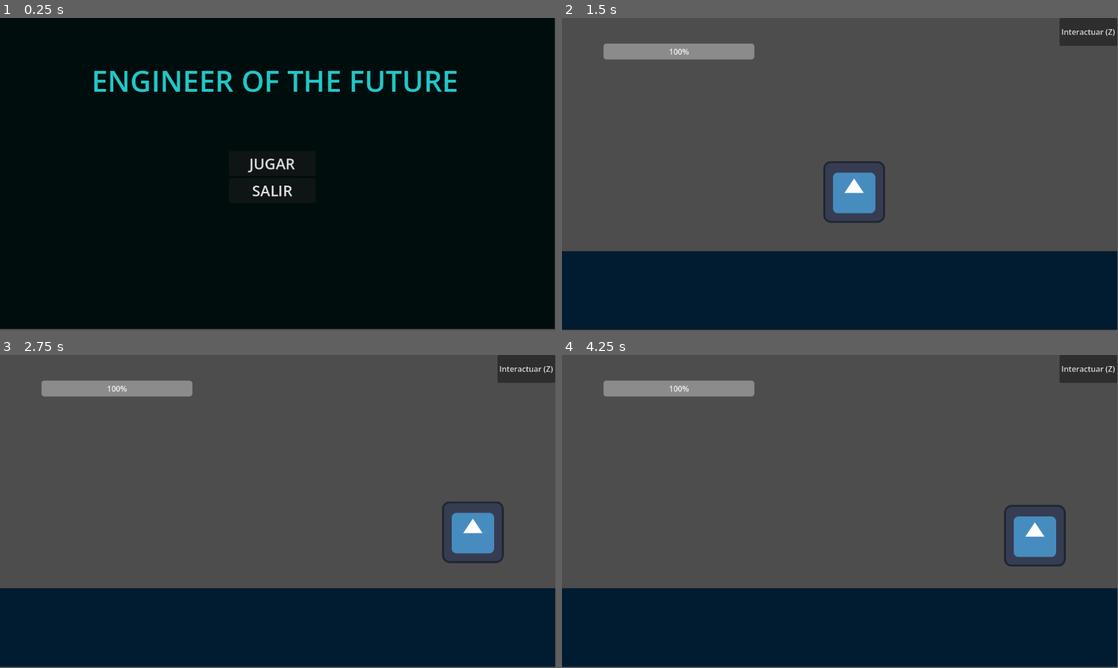
Above: before the commit, frames 1-4 (two rows, left to right).
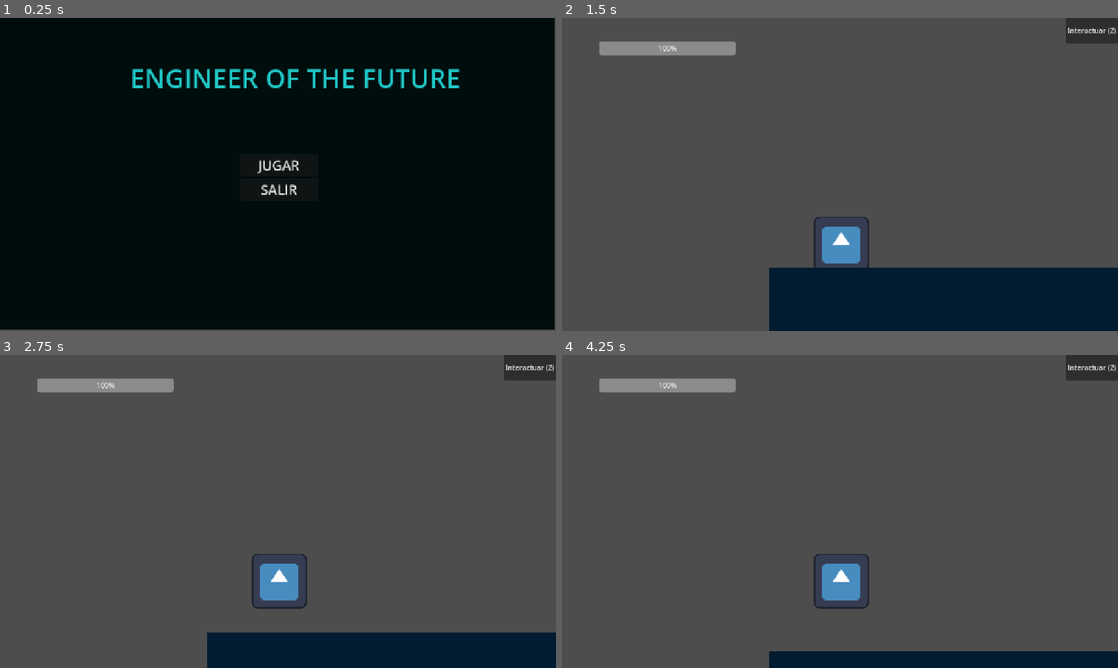
Above: after the commit, the same moments.

Repository: JavierOchoa8A-01/engineer-of-the-future
Game: Godot game, scene res://Scenes/MenuPrincipal.tscn
Same seed, same stepped clock (60 frames per second), same inputs: the game is played once before the commit and once after it. The engine's default icon, where the game draws it, is replaced by a stand-in: a white triangle on a blue panel in a dark square.
Inputs:
- Up to frame 1 (0.25 s): no input
- Up to frame 2 (1.5 s): click "JUGAR" at 0.5 s; tap Enter (ui_accept) at 1.25, 1.35 s; hold Right (ui_right) from 1.28 s (still down)
- Up to frame 3 (2.75 s): keep holding Right (ui_right); tap Space (saltar, bound only after the commit) at 1.52, 1.55, 1.82, 2.1, 2.27, 2.57 s; tap Enter (ui_accept) at 2.3 s
- Up to frame 4 (4.25 s): release Right (ui_right) at 2.78 s; hold Left (ui_left) 2.78-3.53 s; tap Enter (ui_accept) at 2.85, 3.6 s; tap Space (saltar, bound only after the commit) at 3.05, 3.77, 4.07 s; hold Right (ui_right) from 3.53 s (still down)
The window is 799x449 before the commit and 800x450 after it. Grey fills any space a smaller window leaves; there, only what the larger window draws over its background counts as a difference.

The runs differ from the first frame. In frame 1, 3.4% of the frame differs, in the area x 0-100%, y 16-100%; in frame 2, 16%; in frame 3, 21%; in frame 4, 25%, in the area x 0-100%, y 0-100%.

Commit message:
[update] - add sprites

Diff:
--- a/Scenes/IkiVisual.tscn
+++ b/Scenes/IkiVisual.tscn
@@ -6,11 +6,12 @@
 radius = 60.40695
 
 [node name="IkiVisual" type="CharacterBody2D" unique_id=386797638]
+position = Vector2(27, -4)
 
 [node name="Icon" type="Sprite2D" parent="." unique_id=2132223504]
-position = Vector2(546, 309)
+unique_name_in_owner = true
+position = Vector2(1, -2)
 texture = ExtResource("1_uil1w")
 
 [node name="CollisionShape2D" type="CollisionShape2D" parent="." unique_id=1155373456]
-position = Vector2(545, 311)
 shape = SubResource("CircleShape2D_uil1w")
--- a/Scenes/MenuPrincipal.tscn
+++ b/Scenes/MenuPrincipal.tscn
@@ -18,15 +18,15 @@
 script = ExtResource("1_3k1ur")
 
 [node name="ColorRect" type="ColorRect" parent="." unique_id=760300028]
-offset_right = 1151.0
-offset_bottom = 645.0
+offset_right = 1277.0
+offset_bottom = 718.0
 color = Color(2.9329676e-08, 0.052857056, 0.05298592, 1)
 
 [node name="Label" type="Label" parent="." unique_id=1065316395]
-offset_left = 158.0
-offset_top = 84.0
-offset_right = 982.0
-offset_bottom = 175.0
+offset_left = 268.0
+offset_top = 92.0
+offset_right = 1092.0
+offset_bottom = 183.0
 theme_override_colors/font_color = Color(0.12784174, 0.7835918, 0.77993065, 1)
 theme_override_font_sizes/font_size = 60
 text = "ENGINEER OF THE FUTURE"
@@ -34,10 +34,10 @@
 vertical_alignment = 1
 
 [node name="VBoxContainer" type="VBoxContainer" parent="." unique_id=940286809]
-offset_left = 475.0
-offset_top = 229.0
-offset_right = 655.0
-offset_bottom = 431.0
+offset_left = 552.0
+offset_top = 266.0
+offset_right = 732.0
+offset_bottom = 468.0
 alignment = 1
 
 [node name="ButtonJugar" type="Button" parent="VBoxContainer" unique_id=1839646185]
--- a/Scenes/mundo.tscn
+++ b/Scenes/mundo.tscn
@@ -9,7 +9,7 @@
 radius = 22.36068
 
 [sub_resource type="RectangleShape2D" id="RectangleShape2D_glouy"]
-size = Vector2(1153.5, 156)
+size = Vector2(1275.5, 223)
 
 [node name="Mundo" type="Node2D" unique_id=72848690]
 script = ExtResource("1_glouy")
@@ -20,27 +20,31 @@
 script = ExtResource("3_yf8a8")
 
 [node name="IkiVisual" parent="." unique_id=2027333469 instance=ExtResource("4_qxsm7")]
+position = Vector2(163, 242)
+
+[node name="Camera2D" type="Camera2D" parent="IkiVisual" unique_id=35902122]
+position = Vector2(-2, -162)
 
 [node name="Mnemonico" type="Area2D" parent="." unique_id=1250738089]
-position = Vector2(272, 344)
+position = Vector2(-2, 3)
 
 [node name="Sprite2D" type="Sprite2D" parent="Mnemonico" unique_id=723759684]
 
 [node name="CollisionShape2D" type="CollisionShape2D" parent="Mnemonico" unique_id=1685851226]
-position = Vector2(-272, -344)
+position = Vector2(4, -1)
 shape = SubResource("CircleShape2D_glouy")
 
 [node name="Suelo" type="StaticBody2D" parent="." unique_id=1726111980]
 
 [node name="CollisionShape2D" type="CollisionShape2D" parent="Suelo" unique_id=141001684]
-position = Vector2(576.25, 570)
+position = Vector2(637.25, 603.5)
 shape = SubResource("RectangleShape2D_glouy")
 
 [node name="ColorRect" type="ColorRect" parent="Suelo" unique_id=1374330725]
 offset_left = -2.0
 offset_top = 484.0
-offset_right = 1156.0
-offset_bottom = 647.0
+offset_right = 1277.0
+offset_bottom = 720.0
 color = Color(0.0044715875, 0.10998685, 0.18765652, 1)
 
 [connection signal="body_entered" from="Mnemonico" to="." method="_on_mnemonico_body_entered"]
--- a/Scripts/GameController.gd
+++ b/Scripts/GameController.gd
@@ -5,28 +5,39 @@
 @onready var view = $HUD
 @onready var iki_visual = $IkiVisual # El CharacterBody2D
 
-const SPEED = 300.0
-const JUMP_VELOCITY = -400.0
+const SPEED = 350.0
+const JUMP_VELOCITY = -450.0
+const ACCELERATION = 1000.0 # Para que no arranque en seco
 
 func _ready():
 	model.stats_changed.connect(view.update_hud)
 
 func _physics_process(delta):
-	# Aplicar gravedad a la Vista
+	if not iki_visual: return # Seguridad por si el nodo no carga
+
+	# 1. Aplicar Gravedad
 	if not iki_visual.is_on_floor():
 		iki_visual.velocity += iki_visual.get_gravity() * delta
 
-	# Manejar Salto (Caso de Uso: Saltar)
-	if Input.is_action_just_pressed("ui_accept") and iki_visual.is_on_floor():
+	# 2. Manejar Salto
+	if Input.is_action_just_pressed("saltar") and iki_visual.is_on_floor():
 		iki_visual.velocity.y = JUMP_VELOCITY
 
-	# Manejar Movimiento (A / D)
-	var direction = Input.get_axis("ui_left", "ui_right")
+	# 3. Movimiento Horizontal (A/D)
+	# Busca esta parte en tu función _physics_process:
+
+	var direction = Input.get_axis("izquierda", "derecha")
 	if direction:
-		iki_visual.velocity.x = direction * SPEED
+		iki_visual.velocity.x = move_toward(iki_visual.velocity.x, direction * SPEED, ACCELERATION * delta)
+
+		# USAMOS UNA REFERENCIA SEGURA:
+		var sprite = iki_visual.get_node_or_null("Sprite2D")
+		if sprite:
+			sprite.flip_h = (direction < 0)
 	else:
-		iki_visual.velocity.x = move_toward(iki_visual.velocity.x, 0, SPEED)
+		iki_visual.velocity.x = move_toward(iki_visual.velocity.x, 0, ACCELERATION * delta)
 
+	# 4. Ejecutar movimiento
 	iki_visual.move_and_slide()
 
 
@@ -34,3 +45,14 @@
 	if body.name == "IkiVisual":
 		model.recolectar_mnemonico() # Le avisamos al modelo
 		print("Mnemónico obtenido")
+
+func _input(event):
+	if event.is_action_pressed("interactuar"):
+		# Aquí buscaremos si hay algo cerca para activar
+		print("Iki intenta interactuar...")
+		_intentar_interaccion()
+
+func _intentar_interaccion():
+	# Por ahora, simularemos que interactuar con el aire nos da energía
+	# En el futuro, aquí chequearemos colisiones con consolas ENIAC
+	model.update_health(5)
--- a/project.godot
+++ b/project.godot
@@ -15,6 +15,30 @@
 config/features=PackedStringArray("4.6", "Forward Plus")
 config/icon="res://icon.svg"
 
+[display]
+
+window/size/viewport_width=1280
+window/size/viewport_height=720
+window/stretch/mode="canvas_items"
+
+[input]
+
+izquierda={
+"deadzone": 0.2,
+"events": [Object(InputEventKey,"resource_local_to_scene":false,"resource_name":"","device":-1,"window_id":0,"alt_pressed":false,"shift_pressed":false,"ctrl_pressed":false,"meta_pressed":false,"pressed":false,"keycode":0,"physical_keycode":65,"key_label":0,"unicode":65,"location":0,"echo":false,"script":null)
+]
+}
+derecha={
+"deadzone": 0.2,
+"events": [Object(InputEventKey,"resource_local_to_scene":false,"resource_name":"","device":-1,"window_id":0,"alt_pressed":false,"shift_pressed":false,"ctrl_pressed":false,"meta_pressed":false,"pressed":false,"keycode":0,"physical_keycode":68,"key_label":0,"unicode":68,"location":0,"echo":false,"script":null)
+]
+}
+saltar={
+"deadzone": 0.2,
+"events": [Object(InputEventKey,"resource_local_to_scene":false,"resource_name":"","device":-1,"window_id":0,"alt_pressed":false,"shift_pressed":false,"ctrl_pressed":false,"meta_pressed":false,"pressed":false,"keycode":0,"physical_keycode":32,"key_label":0,"unicode":32,"location":0,"echo":false,"script":null)
+]
+}
+
 [physics]
 
 3d/physics_engine="Jolt Physics"
Binary file added: Assets/Sprites/1 Tiles/IndustrialTile_01.png
Not shown, added: Assets/Sprites/1 Tiles/IndustrialTile_01.png.import
Binary file added: Assets/Sprites/1 Tiles/IndustrialTile_02.png
Not shown, added: Assets/Sprites/1 Tiles/IndustrialTile_02.png.import
Binary file added: Assets/Sprites/1 Tiles/IndustrialTile_03.png
Not shown, added: Assets/Sprites/1 Tiles/IndustrialTile_03.png.import
Binary file added: Assets/Sprites/1 Tiles/IndustrialTile_04.png
Not shown, added: Assets/Sprites/1 Tiles/IndustrialTile_04.png.import
Binary file added: Assets/Sprites/1 Tiles/IndustrialTile_05.png
Not shown, added: Assets/Sprites/1 Tiles/IndustrialTile_05.png.import
Binary file added: Assets/Sprites/1 Tiles/IndustrialTile_06.png
Not shown, added: Assets/Sprites/1 Tiles/IndustrialTile_06.png.import
(and 736 more such lines)
